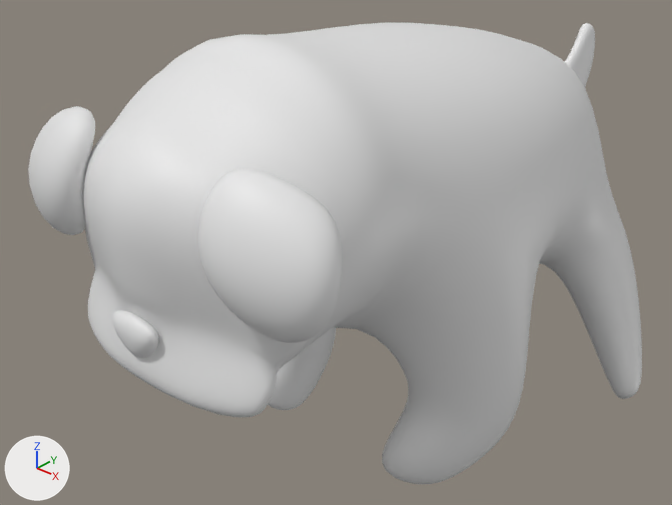
An edit to the Blender file Models/dog.blend, drawn before and after from the same camera.
One viewpoint serves both versions: a camera (50 mm lens) standing at (6.92, -9.09, 5.02) and looking at (-0.62, -0.71, -0.65). The axes (+X, +Y, +Z) are drawn at lower left. The lights are the same throughout.
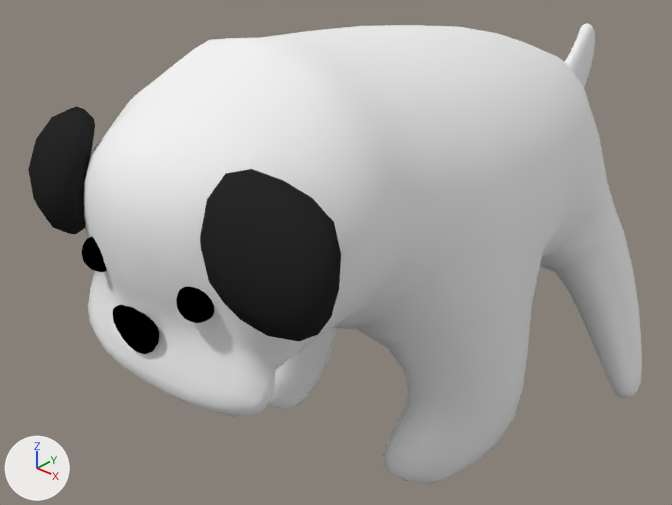
What the commit changed:
Material 'DogEar' (mat_dogear) is new.
Its base color is (0.022, 0.022, 0.022) (black #292929).
Material 'DogEye' (mat_dogeye) is new.
Its base color is (0.0, 0.0, 0.0) (black #000000).
Material 'DogBody' (mat_dogbody) is new.
Its base color is (0.897, 0.897, 0.897) (white #f3f3f3).
me_plane_001 is used by ob_plane; location (0.0, 0.0, 0.0); rotation (1.571, 0.0, 0.0), in degrees (90, 0, 0).
me_plane_001 had 162 vertices, 150 faces and spanned x 0.0..2.92, y -3.4..2.95, z -4.79..4.68.
me_plane_001 now has 215 vertices, 202 faces and spans x 0.0..2.92, y -4.68..4.79, z -3.4..2.95.
me_plane_001 part 1: the loose piece of 18 vertices spanning x 0.82..2.44, y 0.33..2.12, z 3.43..4.62 is turned 90 degrees about the x axis through the mesh origin, in mat_dogear (black #292929).
me_plane_001 part 2: the loose piece of 112 vertices spanning x 0.0..2.92, y -3.4..2.95, z -4.79..4.68 is rebuilt with 112 vertices and now spans x 0.0..2.92, y -4.68..4.79, z -3.4..2.95, in mat_dogbody (white #f3f3f3).
me_plane_001 part 3: a new loose piece of 58 vertices spanning x 0.55..1.0, y -4.43..-4.05, z 0.39..0.84, in mat_dogeye (black #000000).
me_plane_001 part 4: a new loose piece of 27 vertices spanning x 0.0..0.41, y -4.54..-4.28, z -0.24..0.33, in mat_dogeye (black #000000).
me_plane_001 part 5: the loose piece of 32 vertices spanning x 0.0..0.4, y -0.27..0.27, z 4.29..4.55 is deleted.
me_plane_001 now uses material mat_dogbody (white #f3f3f3).
me_plane_001 now uses material mat_dogeye (black #000000).
me_plane_001 now uses material mat_dogear (black #292929).
Object 'Plane' (ob_plane) turns from (90, 0, 0) to (0, 0, 0) degrees about x, y and z.
Object 'Plane' (ob_plane) has a MIRROR modifier named 'Mirror'.
Modifier setting removed (it was use_clip = True).
Object 'Plane' (ob_plane) has a SUBSURF modifier named 'Subsurf'.
Modifier setting: render_levels = 1.

Pixel boxes [x1, y1, x2, y2] of what changed, in the pictures (672 x 505 px; the box of a moved part takes in the faces that stretch with it):
'Plane', reshaped, modifiers changed, turned: [28, 23, 642, 484] in both
part 1 of me_plane_001, moved or reshaped: before [28, 106, 342, 343]; after [28, 106, 341, 341]
part 2 of me_plane_001, rebuilt: before [83, 23, 642, 484]; after [84, 23, 642, 484]
part 3 of me_plane_001, added (black): after [82, 236, 214, 323]
part 4 of me_plane_001, added (black): after [112, 305, 159, 354]
part 5 of me_plane_001, deleted: before [113, 310, 159, 358]
